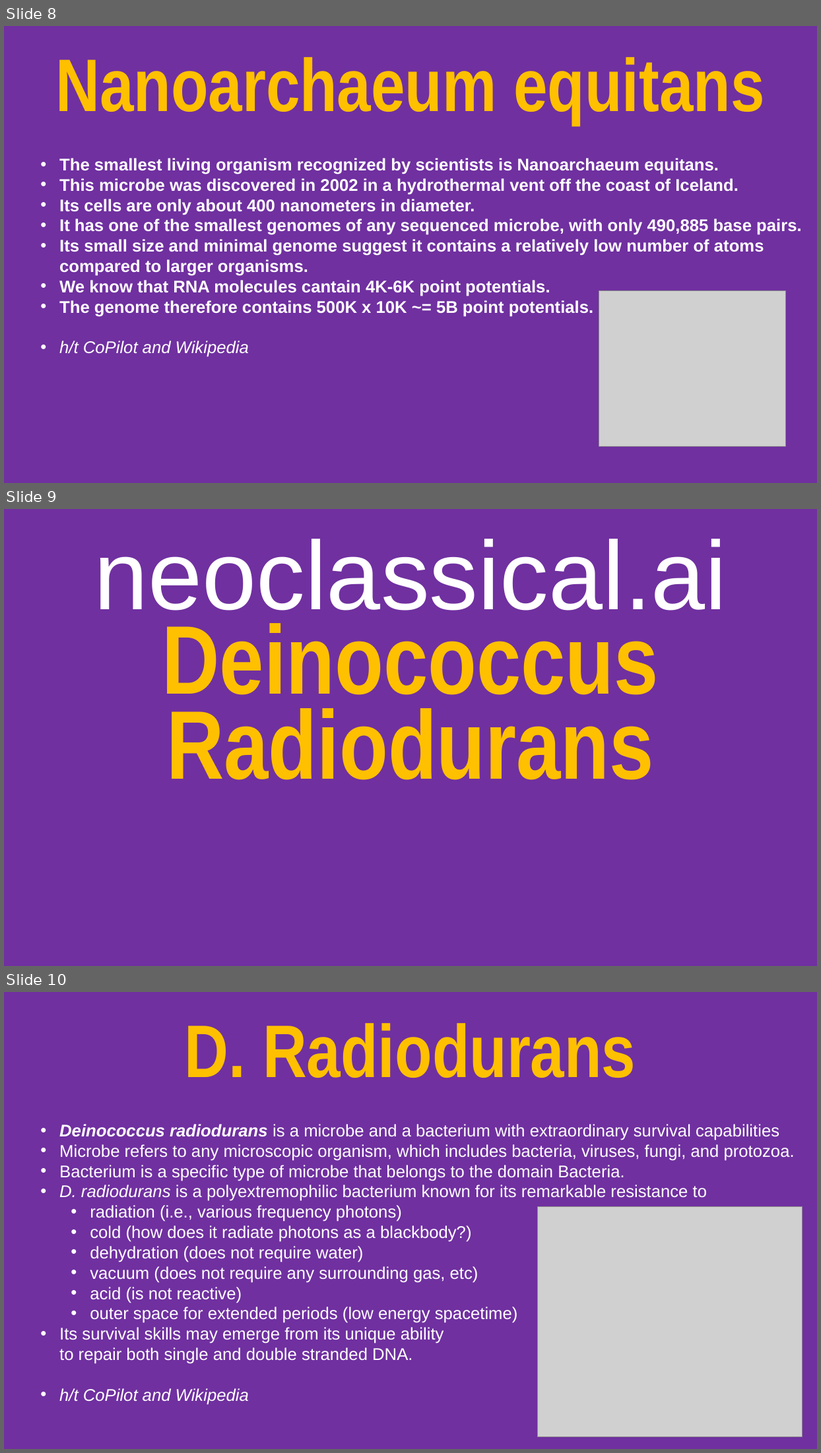
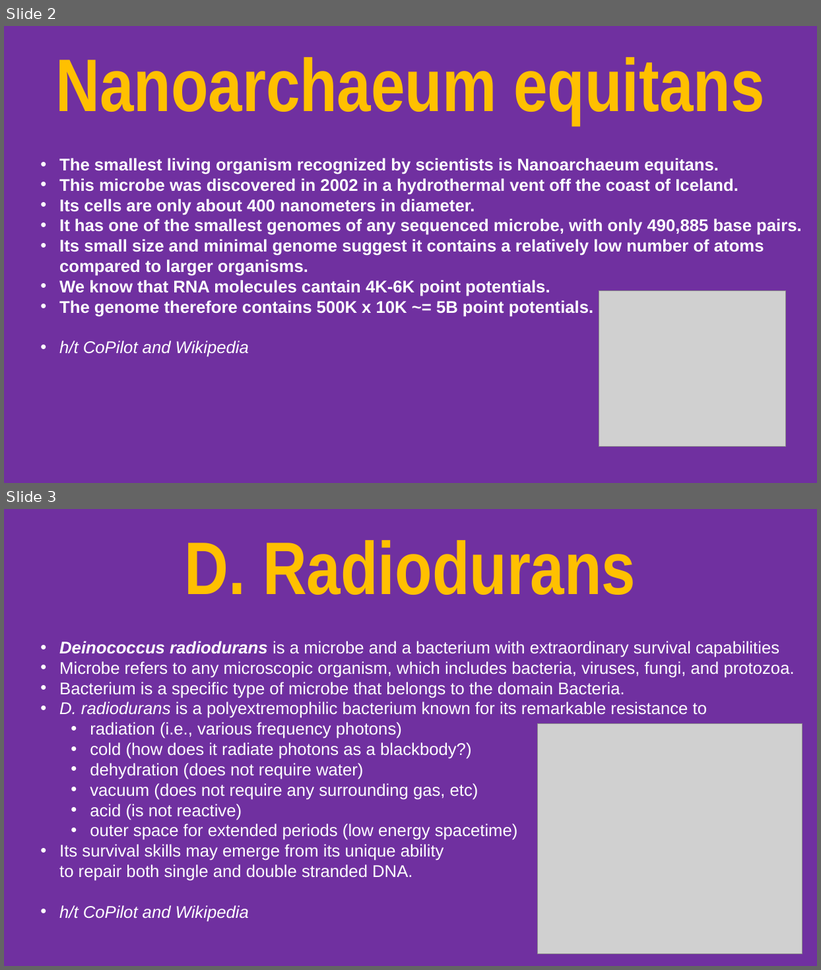
Before and after one commit to jmarkmorris/architrino, a slide deck: reference/archie/presentations/NPQG Assemblies - Early Life.pptx. Shown one above the other, each under a label of ours: slides 8, 9 and 10 before the commit, slides 2 and 3 after it. The pictures are 821x1453 and 821x970 pixels, drawn with LibreOffice and Linux fonts; fonts in the diff are those of the drawing; grey boxes stand for pictures. Boxes give left, top, right and bottom in pixels: in the first picture for what was removed or moved away, otherwise in the second. Text is boxed around its words. In the diff, an @@ line names an element or a change of style, - is before the commit and + after.

```diff
--- a/reference/archie/presentations/NPQG Assemblies - Early Life.pptx
+++ b/reference/archie/presentations/NPQG Assemblies - Early Life.pptx
@@ slide 9 removed at box(4, 509, 817, 966), background #7030A0 @@
@@ text removed at box(94, 539, 727, 780) @@
-neoclassical.ai
-Deinococcus Radiodurans
@@ what was slide 8 is now slide 2 @@
@@ what was slide 10 is now slide 3 @@
```
Also in this commit, not shown: 1 slide changed, 7 other slides removed, 16 other files.
